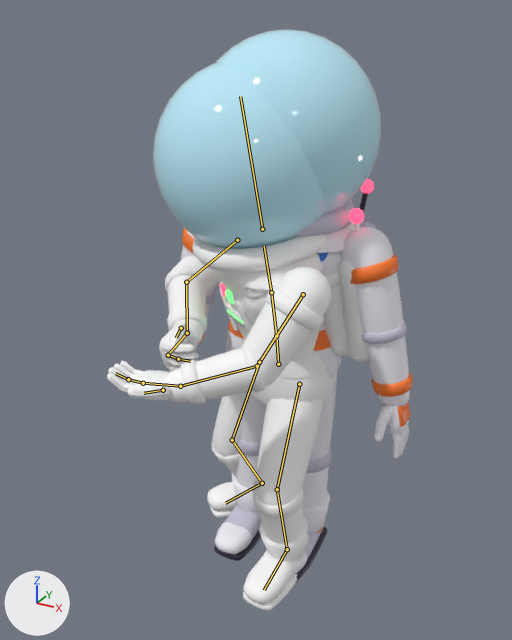
Renders of the Blender file art/blender/operator_astro_cadet.blend from each side of a commit.
The view is the same before and after, from a camera (50 mm lens) standing at (1.08, -2.17, 2.06) and looking at (-0.02, -0.17, 1.06). Arrows for +X, +Y and +Z are at lower left; the lights stay in place. The older version comes first. Both versions are drawn at frame 71 of the action 'AimIdle-loop'; the numbers are the values there. The bones that bend it are drawn over the model as lines.

In view in the first picture: 'AC_Bubble', 'AC_CuffForeArmL', 'AC_CuffForeArmR', 'AC_ForeArmL', 'AC_NeckRing', 'AC_ShinL', 'AC_ShoulderUpperArmL', 'AC_ThighL', 'AC_ThighR', 'AC_ToeCapR', 'AC_Torso', 'AC_UpperArmL', 'AC_Yoke', 'Body' and 26 more.
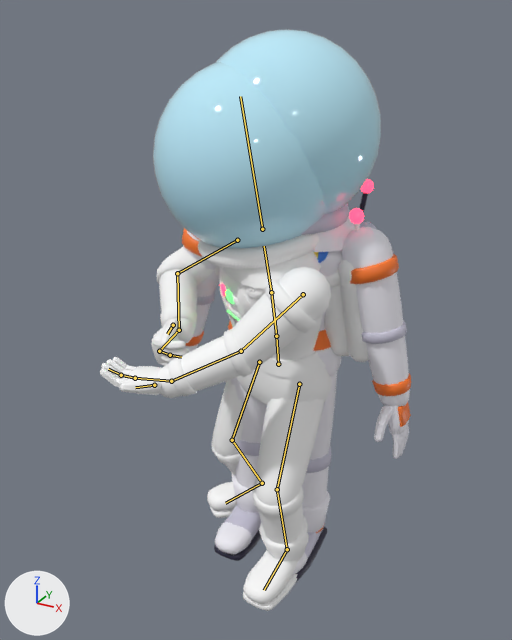
Where the change shows, as pixel boxes [x1, y1, x2, y2] in the pictures (512 x 640 px):
'Body', posed
    before: [107, 62, 368, 611]
    after: [100, 62, 368, 611]
'AC_NeckRing', posed
    before: [293, 200, 354, 238]
    after: [301, 204, 350, 235]
'AC_Yoke', posed
    before: [317, 224, 353, 253]
    after: [312, 221, 352, 252]
'AC_CuffForeArmL', posed (8% shorter)
    before: [371, 373, 412, 397]
    after: [372, 374, 411, 396]
'AC_CuffForeArmR', posed (mostly hidden before)
    before: [198, 333, 205, 345]
    after: [186, 330, 204, 346]
bone 'UpperArm.L', root to tip
    before: (303, 294) to (257, 366)
    after: (303, 294) to (241, 351)
bone 'ForeArm.L', root to tip
    before: (257, 366) to (180, 386)
    after: (241, 351) to (171, 381)
bone 'Hand.L', root to tip
    before: (180, 386) to (143, 383)
    after: (171, 381) to (135, 378)
bone 'UpperArm.R', root to tip
    before: (237, 240) to (186, 282)
    after: (237, 240) to (177, 273)
bone 'ForeArm.R', root to tip
    before: (186, 282) to (187, 333)
    after: (177, 273) to (179, 330)
bone 'Hand.R', root to tip
    before: (187, 333) to (168, 355)
    after: (179, 330) to (159, 351)

The change in detail:
Bone 'UpperArm.L' (bone_upperarm_l) turns from (-48, 9, -17) to (-64, 12, -18) degrees about its own x, y and z.
Bone 'ForeArm.L' (bone_forearm_l) turns from (-41, -4, -13) to (-18, -1, -7) degrees about its own x, y and z.
Bone 'Hand.L' (bone_hand_l) turns from (50, -115, -41) to (64, -120, -61) degrees about its own x, y and z.
Bone 'UpperArm.R' (bone_upperarm_r) turns from (-96, -9, 107) to (-87, -12, 119) degrees about its own x, y and z.
Bone 'ForeArm.R' (bone_forearm_r) turns from (-48, 5, 14) to (-58, 7, 15) degrees about its own x, y and z.
Bone 'Hand.R' (bone_hand_r) turns from (86, 57, 91) to (98, 55, 110) degrees about its own x, y and z.
